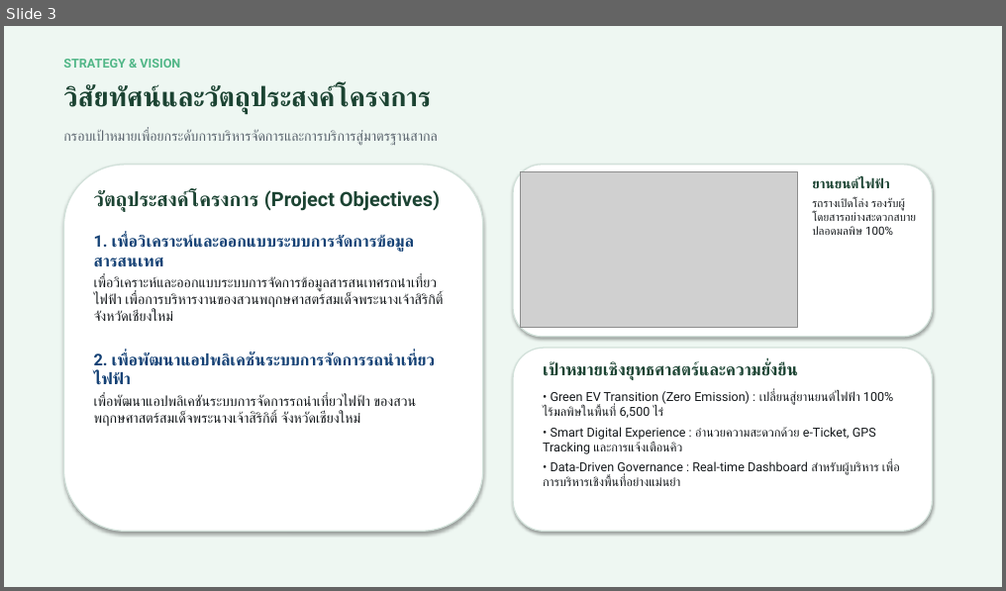
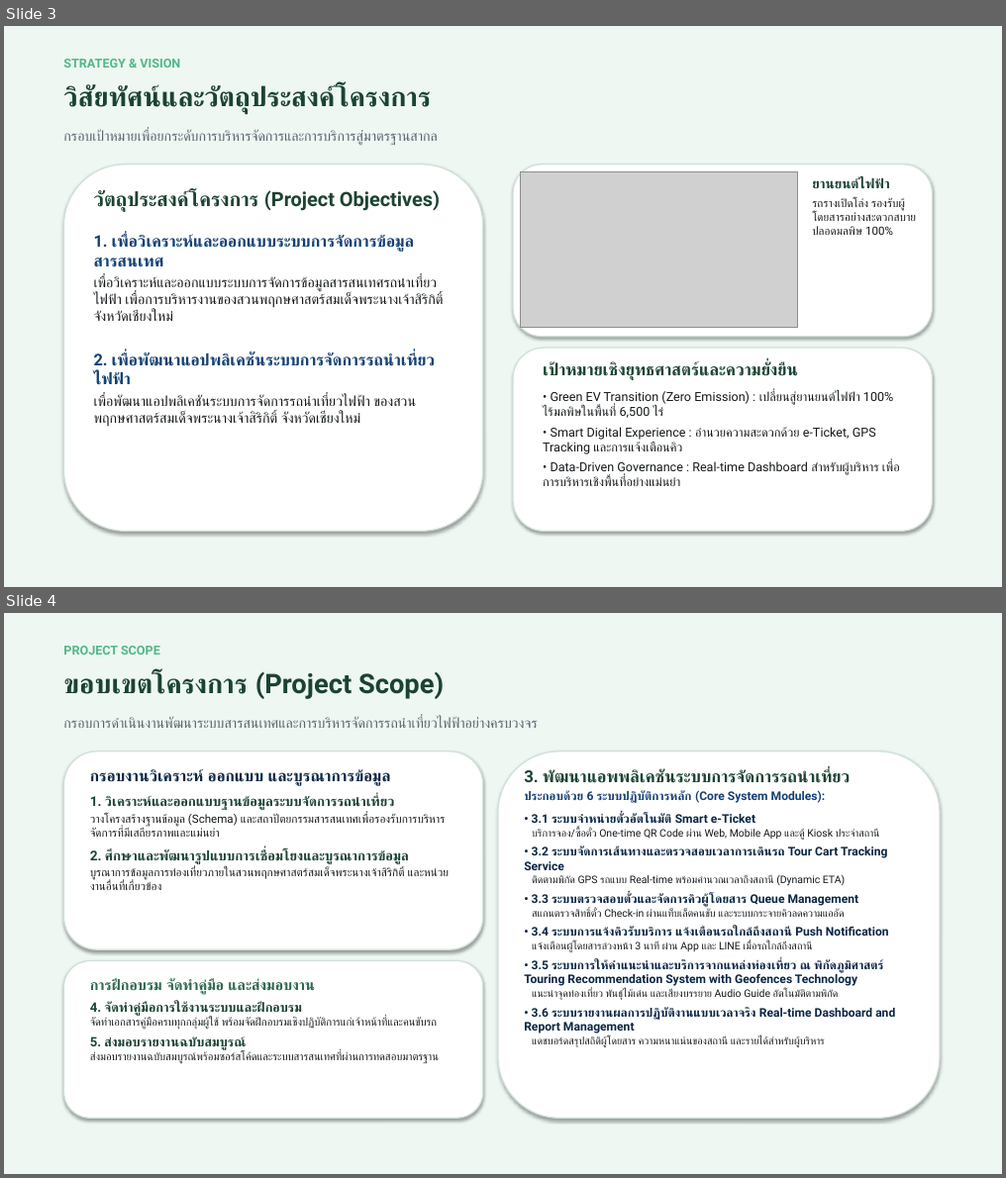
Before and after one commit to KongKwanHBD/qsbg-smart-tour-presentation, a slide deck: qsbg_smart_tour_presentation.pptx. Shown one above the other, each under a label of ours: slide 3 before the commit, slides 3 and 4 after it. The pictures are 1006x591 and 1006x1178 pixels, drawn with LibreOffice and Linux fonts; fonts in the diff are those of the drawing; grey boxes stand for pictures. Boxes give left, top, right and bottom in pixels: in the first picture for what was removed or moved away, otherwise in the second. Text is boxed around its words. In the diff, an @@ line names an element or a change of style, - is before the commit and + after.

```diff
--- a/qsbg_smart_tour_presentation.pptx
+++ b/qsbg_smart_tour_presentation.pptx
@@ slide 4 added at <box>4,613,1002,1174</box>, background #EEF7F2 @@
@@ text added at <box>63,646,160,655</box>, 12 pt, text #52B788, bold @@
+PROJECT SCOPE
@@ text added at <box>63,671,444,699</box>, 26 pt, text #1B4332, bold @@
+ขอบเขตโครงการ (Project Scope)
@@ text added at <box>63,716,537,728</box>, 13.5 pt, text #5A646E @@
+กรอบการดำเนินงานพัฒนาระบบสารสนเทศและการบริหารจัดการรถนำเที่ยวไฟฟ้าอย่างครบวงจร
@@ rounded rectangle added at <box>63,752,483,950</box>, fill #FFFFFF, outline #D2E1DA 1.2 pt @@
@@ rounded rectangle added at <box>498,752,940,1118</box>, fill #FFFFFF, outline #D2E1DA 1.2 pt @@
@@ text added at <box>90,769,450,890</box>, 11 pt, text #14181B @@
+กรอบงานวิเคราะห์ ออกแบบ และบูรณาการข้อมูล
+1. วิเคราะห์และออกแบบฐานข้อมูลระบบจัดการรถนำเที่ยว
+วางโครงสร้างฐานข้อมูล (Schema) และสถาปัตยกรรมสารสนเทศเพื่อรองรับการบริหารจัดการที่มีเสถียรภาพและแม่นยำ
+2. ศึกษาและพัฒนารูปแบบการเชื่อมโยงและบูรณาการข้อมูล
+บูรณาการข้อมูลการท่องเที่ยวภายในสวนพฤกษศาสตร์สมเด็จพระนางเจ้าสิริกิติ์ และหน่วยงานอื่นที่เกี่ยวข้อง
@@ text added at <box>524,770,895,1048</box>, 11.5 pt, text #0B2545, bold @@
+3. พัฒนาแอพพลิเคชันระบบการจัดการรถนำเที่ยว
+ประกอบด้วย 6 ระบบปฏิบัติการหลัก (Core System Modules):
+• 3.1 ระบบจำหน่ายตั๋วอัตโนมัติ Smart e-Ticket
+บริการจอง/ซื้อตั๋ว One-time QR Code ผ่าน Web, Mobile App และตู้ Kiosk ประจำสถานี
+• 3.2 ระบบจัดการเส้นทางและตรวจสอบเวลาการเดินรถ Tour Cart Tracking Service
+ติดตามพิกัด GPS รถแบบ Real-time พร้อมคำนวณเวลาถึงสถานี (Dynamic ETA)
+• 3.3 ระบบตรวจสอบตั๋วและจัดการคิวผู้โดยสาร Queue Management
+สแกนตรวจสิทธิ์ตั๋ว Check-in ผ่านแท็บเล็ตคนขับ และระบบกระจายคิวลดความแออัด
+• 3.4 ระบบการแจ้งคิวรับบริการ แจ้งเตือนรถใกล้ถึงสถานี Push Notification
+แจ้งเตือนผู้โดยสารล่วงหน้า 3 นาที ผ่าน App และ LINE เมื่อรถใกล้ถึงสถานี
+• 3.5 ระบบการให้คำแนะนำและบริการจากแหล่งท่องเที่ยว ณ พิกัดภูมิศาสตร์ Touring Recommendation System with Geofences Technology
+แนะนำจุดท่องเที่ยว พันธุ์ไม้เด่น และเสียงบรรยาย Audio Guide อัตโนมัติตามพิกัด
+• 3.6 ระบบรายงานผลการปฏิบัติงานแบบเวลาจริง Real-time Dashboard and Report Management
+แดชบอร์ดสรุปสถิติผู้โดยสาร ความหนาแน่นของสถานี และรายได้สำหรับผู้บริหาร
@@ rounded rectangle added at <box>63,961,483,1118</box>, fill #FFFFFF, outline #D2E1DA 1.2 pt @@
@@ text added at <box>90,978,439,1064</box>, 10.5 pt, text #14181B @@
+การฝึกอบรม จัดทำคู่มือ และส่งมอบงาน
+4. จัดทำคู่มือการใช้งานระบบและฝึกอบรม
+จัดทำเอกสารคู่มือครบทุกกลุ่มผู้ใช้ พร้อมจัดฝึกอบรมเชิงปฏิบัติการแก่เจ้าหน้าที่และคนขับรถ
+5. ส่งมอบรายงานฉบับสมบูรณ์
+ส่งมอบรายงานฉบับสมบูรณ์พร้อมซอร์สโค้ดและระบบสารสนเทศที่ผ่านการทดสอบมาตรฐาน
```
Also in this commit, not shown: 5 other files.
